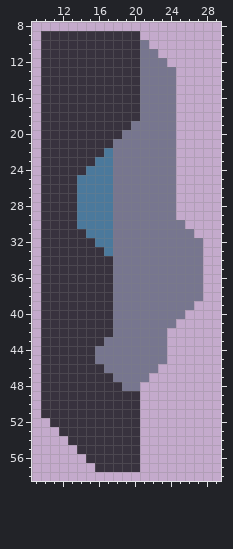
File history of a sprite sheet, assets/sprites/blocks/turrets/raze/raze-barrel-1.png. That is the earlier state.
The file is 96x96 pixels. Shown: x 9..29, y 8..58.
After the commit:
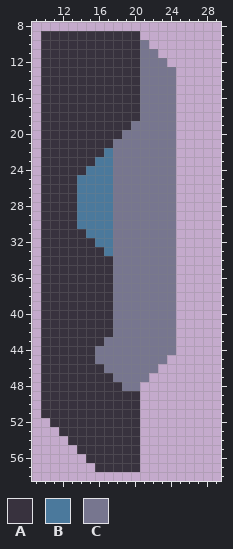
Palette (. is transparent): A #38323e  B #4b799c  C #77768f
What changed:
Colour C now appears in rows 42 to 44 at x 24.
Colour C is removed in row 30 at x 25; in row 31 at x 25 to 26; in rows 32 to 38 at x 25 to 27; in row 39 at x 25 to 26; in row 40 at x 25.
Changed places in both pictures, as pixel boxes (x1, y1, x2, y2):
changed: (167, 220, 203, 355)
